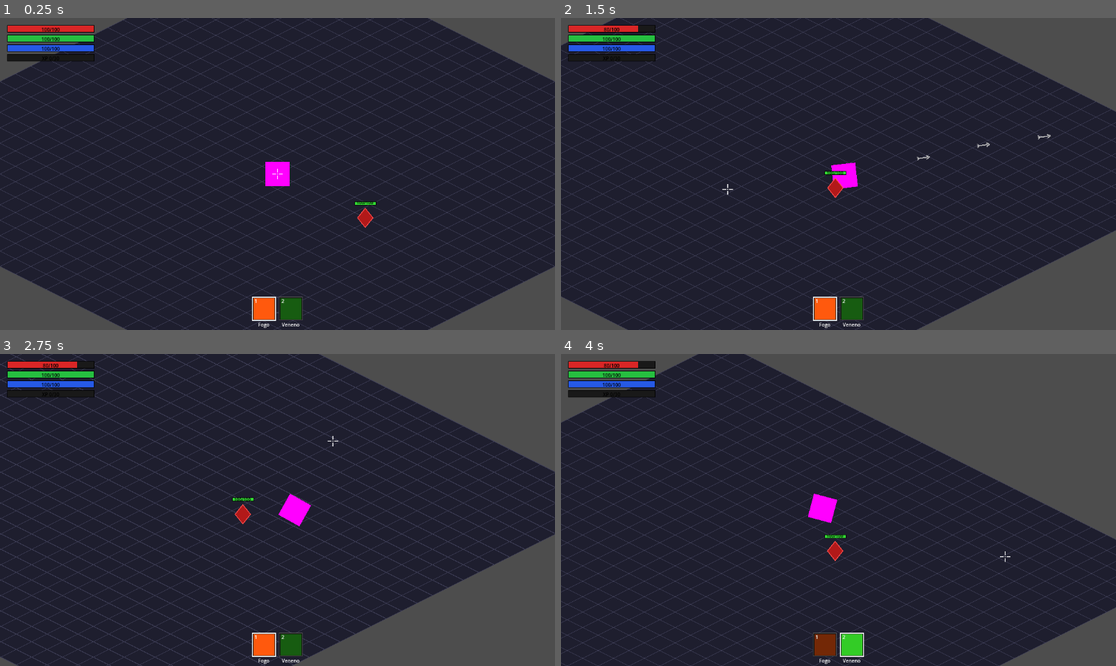
Above: before the commit, frames 1-4 (two rows, left to right).
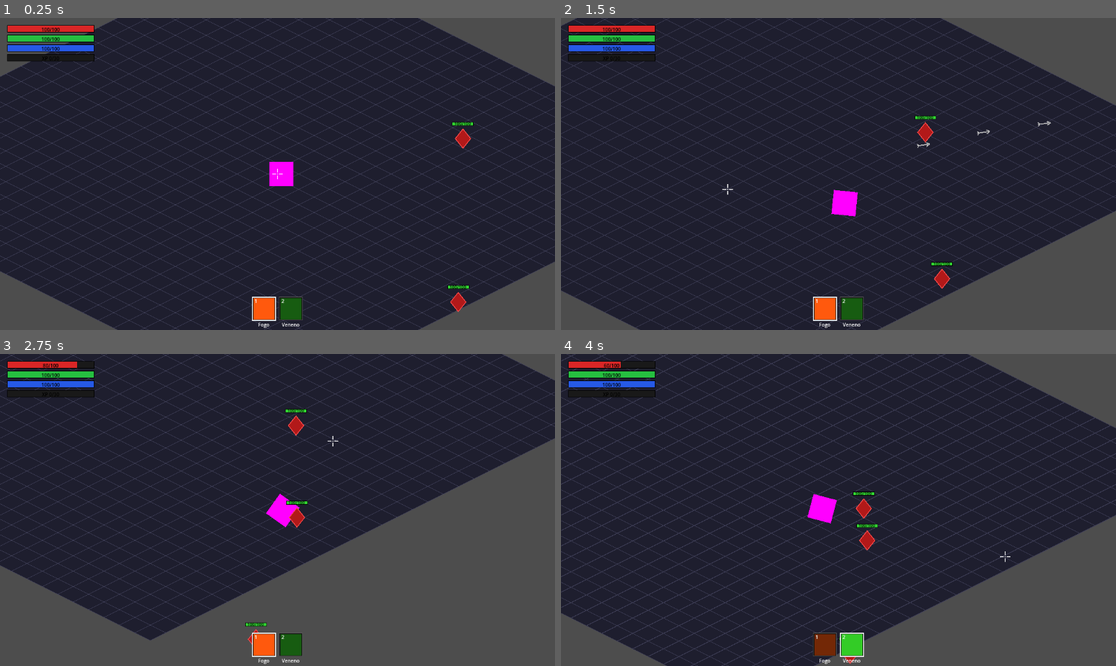
Above: after the commit, the same moments.

Repository: caiojgouvea/arpg
Game: Godot game, scene res://world/world.tscn
Same seed, same stepped clock (60 frames per second), same inputs: the game is played once before the commit and once after it.
Inputs (mouse positions are in pixels of both pictures, inside the frame that each line leads up to):
- Up to frame 1 (0.25 s): no input
- Up to frame 2 (1.5 s): tap Enter (ui_accept) at 0.5, 0.77 s; move the mouse to (960, 158) at 0.52 s; press the mouse at (960, 158) at 0.53 s; hold D (move_right) 0.53-1.28 s; move the mouse to (727, 189) at 1.27 s; release the mouse at (727, 189) at 1.28 s; hold S (move_down) from 1.28 s (still down); tap Space (dash) at 1.35 s
- Up to frame 3 (2.75 s): tap Enter (ui_accept) at 1.52 s; move the mouse to (333, 441) at 2.02 s; release S (move_down) at 2.03 s; hold D (move_right) from 2.03 s (still down); tap R at 2.1 s
- Up to frame 4 (4 s): move the mouse to (810, 572) at 2.77 s; release D (move_right) at 2.78 s; hold W (move_up) 2.78-3.53 s; tap 1 at 2.85 s; click (810, 572) at 2.92 s; tap Enter (ui_accept) at 3.02, 3.77 s; move the mouse to (1005, 556) at 3.52 s; hold A (move_left) from 3.53 s (still down); tap 2 at 3.6 s

The runs differ from the first frame. In frame 1, 9.0% of the frame differs, in the area x 0-100%, y 0-100%; in frame 2, 11%; in frame 3, 36%; in frame 4, 33%.

Commit message:
Spawner de inimigos com escala por level
- spawner.gd: mantém N inimigos vivos, começa em 3 e sobe +1 por level (max 12)
- enemy: add_to_group("enemy") para contagem, removido spawn manual no _die()
- world.tscn: inimigo fixo substituído pelo Spawner

Co-Authored-By: Claude Sonnet 4.6 <noreply@anthropic.com>

Diff:
--- a/entities/enemies/basic_enemy/basic_enemy.gd
+++ b/entities/enemies/basic_enemy/basic_enemy.gd
@@ -30,6 +30,7 @@
 
 
 func _ready() -> void:
+	add_to_group("enemy")
 	_player = get_tree().get_first_node_in_group("player")
 	queue_redraw()
 
@@ -97,17 +98,7 @@
 func _die() -> void:
 	if _player != null and _player.has_method("gain_xp"):
 		_player.gain_xp(XP_REWARD)
-	_spawn_replacement()
 	queue_free()
-
-
-func _spawn_replacement() -> void:
-	var enemy: Node2D = load("res://entities/enemies/basic_enemy/basic_enemy.tscn").instantiate()
-	get_parent().add_child(enemy)
-	var angle := randf() * TAU
-	var dist := randf_range(350.0, 550.0)
-	var origin := _player.global_position if _player != null else global_position
-	enemy.global_position = origin + Vector2(cos(angle), sin(angle)) * dist
 
 
 func apply_dot(type: String) -> void:
--- /dev/null
+++ b/world/spawner.gd
@@ -0,0 +1,52 @@
+extends Node2D
+
+const ENEMY_SCENE = preload("res://entities/enemies/basic_enemy/basic_enemy.tscn")
+
+# Quantos inimigos vivos queremos por nivel do player
+const BASE_COUNT  = 3
+const PER_LEVEL   = 1      # +1 por level
+const MAX_COUNT   = 12
+
+# Distância de spawn em relação ao player
+const SPAWN_MIN   = 350.0
+const SPAWN_MAX   = 600.0
+
+var _player: Node2D = null
+var _check_timer := 0.0
+
+
+func _ready() -> void:
+	_player = get_tree().get_first_node_in_group("player")
+	_fill_enemies()
+
+
+func _process(delta: float) -> void:
+	if _player == null or _player.dead:
+		return
+	_check_timer -= delta
+	if _check_timer > 0.0:
+		return
+	_check_timer = 2.0  # checa a cada 2 segundos
+	_fill_enemies()
+
+
+func _fill_enemies() -> void:
+	var target := _target_count()
+	var current := get_tree().get_nodes_in_group("enemy").size()
+	var missing := target - current
+	for i in missing:
+		_spawn_one()
+
+
+func _target_count() -> int:
+	var lvl: int = _player.level if _player != null else 1
+	return clampi(BASE_COUNT + (lvl - 1) * PER_LEVEL, BASE_COUNT, MAX_COUNT)
+
+
+func _spawn_one() -> void:
+	var enemy: Node2D = ENEMY_SCENE.instantiate()
+	get_parent().add_child(enemy)
+	var angle := randf() * TAU
+	var dist  := randf_range(SPAWN_MIN, SPAWN_MAX)
+	var origin := _player.global_position if _player != null else Vector2.ZERO
+	enemy.global_position = origin + Vector2(cos(angle), sin(angle)) * dist
--- a/world/world.tscn
+++ b/world/world.tscn
@@ -8,6 +8,7 @@
 [ext_resource type="Script" uid="uid://n2pv8cxwqtm4r" path="res://hud/skill_bar.gd" id="6_skillbar"]
 [ext_resource type="Script" uid="uid://p4rw6mxqvth9s" path="res://hud/stat_panel.gd" id="7_statpanel"]
 [ext_resource type="Script" uid="uid://1afc4y7iyx1a" path="res://hud/talent_tree.gd" id="8_talenttree"]
+[ext_resource type="Script" path="res://world/spawner.gd" id="9_spawner"]
 
 [sub_resource type="CapsuleShape2D" id="CapsuleShape2D_fj7yv"]
 
@@ -39,8 +40,8 @@
 z_index = 10
 script = ExtResource("3_cursor")
 
-[node name="BasicEnemy" parent="." instance=ExtResource("4_enemy")]
-position = Vector2(200, 100)
+[node name="Spawner" type="Node2D" parent="."]
+script = ExtResource("9_spawner")
 
 [node name="HUD" type="CanvasLayer" parent="."]
 
